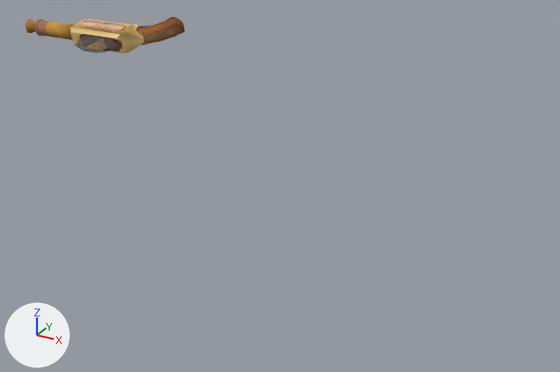
An edit to the glTF model Assets/Models/Arms/New Folder/Gouda/Gouda_Anims.glb, drawn before and after from the same camera.
One viewpoint serves both versions: a 50 mm camera at (0.721, -1.376, 0.409) aimed at (0.0, -0.065, -0.246). The axes (+X, +Y, +Z) are drawn at lower left. The lights are the same throughout. The picture after the commit comes second. Where no turn or scale is listed for an object, it has been applied to the vertices.

The scene before the commit, as lines of its bpy script (objects in view):
```python
me_plane_001 = bpy.data.meshes.new('Plane.001')
me_plane_001.from_pydata(...)  # 1800 vertices, 3410 faces; spans x -0.619..-0.257, y -0.143..-0.006, z 0.009..0.071
me_plane_001.materials.append(mat_refbake)  # picture img_finished
ob_goudagun_body = bpy.data.objects.new('GoudaGun_Body', me_plane_001)
ob_goudagun_body.location = (0.0, 0.0, 0.0)
```
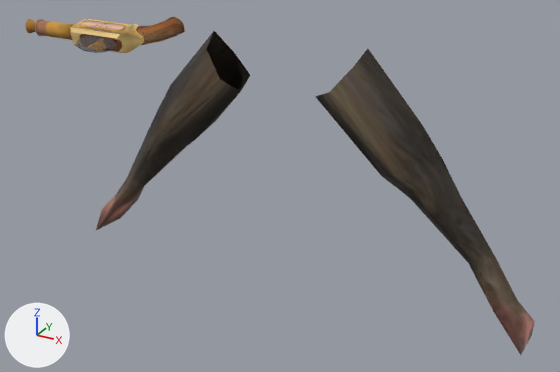
Patch to the scene script:
```diff
--- a/Assets/Models/Arms/New Folder/Gouda/Gouda_Anims.glb.py
+++ b/Assets/Models/Arms/New Folder/Gouda/Gouda_Anims.glb.py
@@ img_rat_d @@
+img_rat_d = load_image('rat_d', '_unpacked/rat_d', 512, 512, 'sRGB')
@@ img_rat_n @@
+img_rat_n = load_image('rat_n', '_unpacked/rat_n', 512, 512, 'Non-Color')
@@ mat_funnyrat @@
+mat_funnyrat = bpy.data.materials.new('funnyrat')
+# uses the picture img_rat_d
+# uses the picture img_rat_n
@@ me_c_arms @@
+me_c_arms.from_pydata(...)  # 70 vertices, 124 faces; spans x -0.533..0.539, y -0.102..0.043, z -0.485..0.059
+me_c_arms.materials.append(mat_funnyrat)
@@ ob_c_arms @@
+ob_c_arms = bpy.data.objects.new('c_arms', me_c_arms)
+ob_c_arms.location = (0.0, 0.0, 0.0)
```

Boxes [x1, y1, x2, y2] around the edits, measured in the pictures (560 x 372 px):
'c_arms', added
    after: [96, 31, 535, 355]
